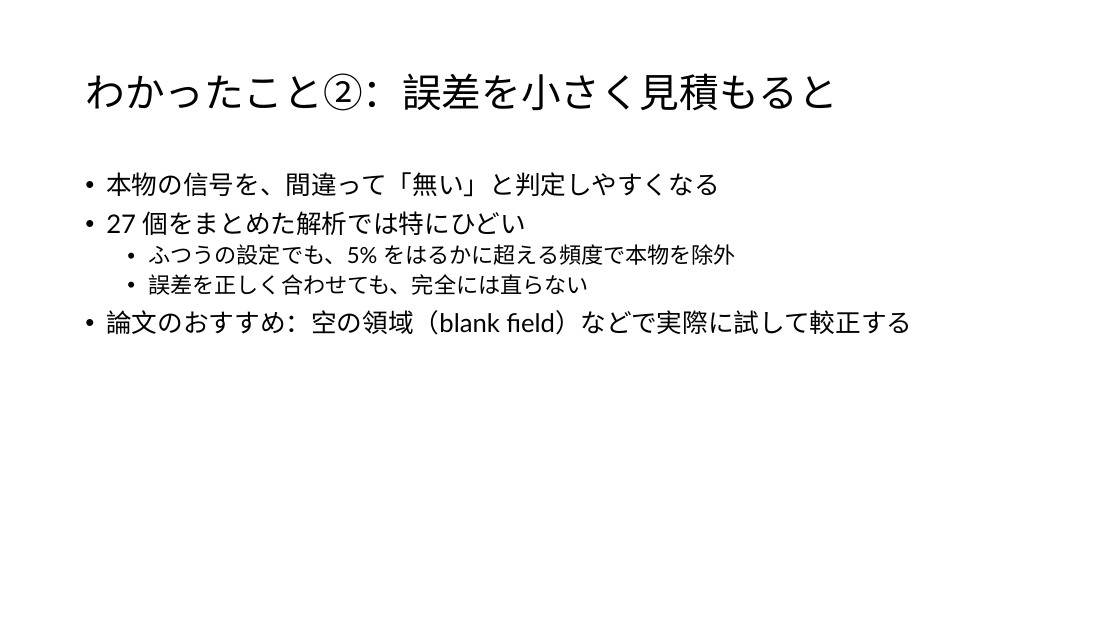
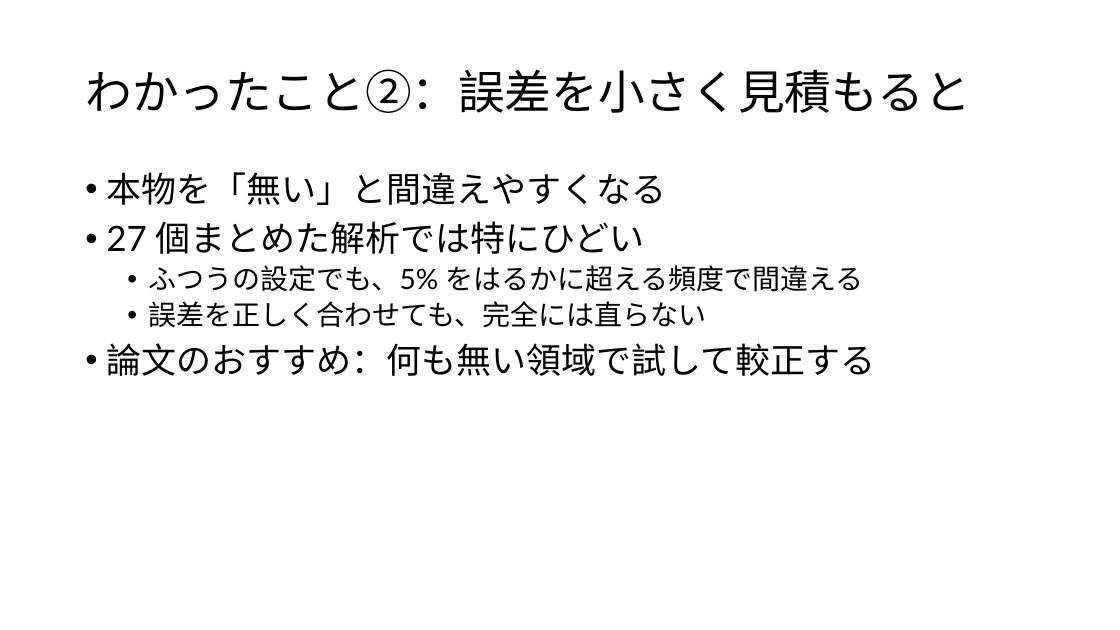
Before and after one commit to Mikann20041029/darkmatter-slides, a slide deck: slide 11 of slides/Toni Bertólez-Martínez, et al. (2026).pptx (slide 8 before the commit). Drawn at 1120x630 pixels with LibreOffice and Linux fonts; fonts in the diff are those of the drawing. Boxes give left, top, right and bottom in pixels: in the first picture for what was removed or moved away, otherwise in the second. Text is boxed around its words. In the diff, an @@ line names an element or a change of style, - is before the commit and + after.

```diff
--- a/slides/Toni Bertólez-Martínez, et al. (2026).pptx
+++ b/slides/Toni Bertólez-Martínez, et al. (2026).pptx
@@ title "わかったこと②：誤差を小さく見積もると" at [85, 69, 971, 113]: size 34 to 40 pt @@
@@ text at [106, 172, 863, 292]: text changed; size 22 to 30 pt @@
-• 本物の信号を、間違って「無い」と判定しやすくなる
-• 27 個をまとめた解析では特にひどい
-  • ふつうの設定でも、5% をはるかに超える頻度で本物を除外
+• 本物を「無い」と間違えやすくなる
+• 27 個まとめた解析では特にひどい
+  • ふつうの設定でも、5% をはるかに超える頻度で間違える
@@ text at [148, 301, 706, 328]: size 19 to 24 pt in "誤差を正しく合わせても、完全には直らない" @@
@@ text at [106, 343, 875, 376]: text changed; size 22 to 30 pt @@
-• 論文のおすすめ：空の領域（blank field）などで実際に試して較正する
+• 論文のおすすめ：何も無い領域で試して較正する
```
Also in this commit, not shown: 9 other slides changed, 3 slides added.
